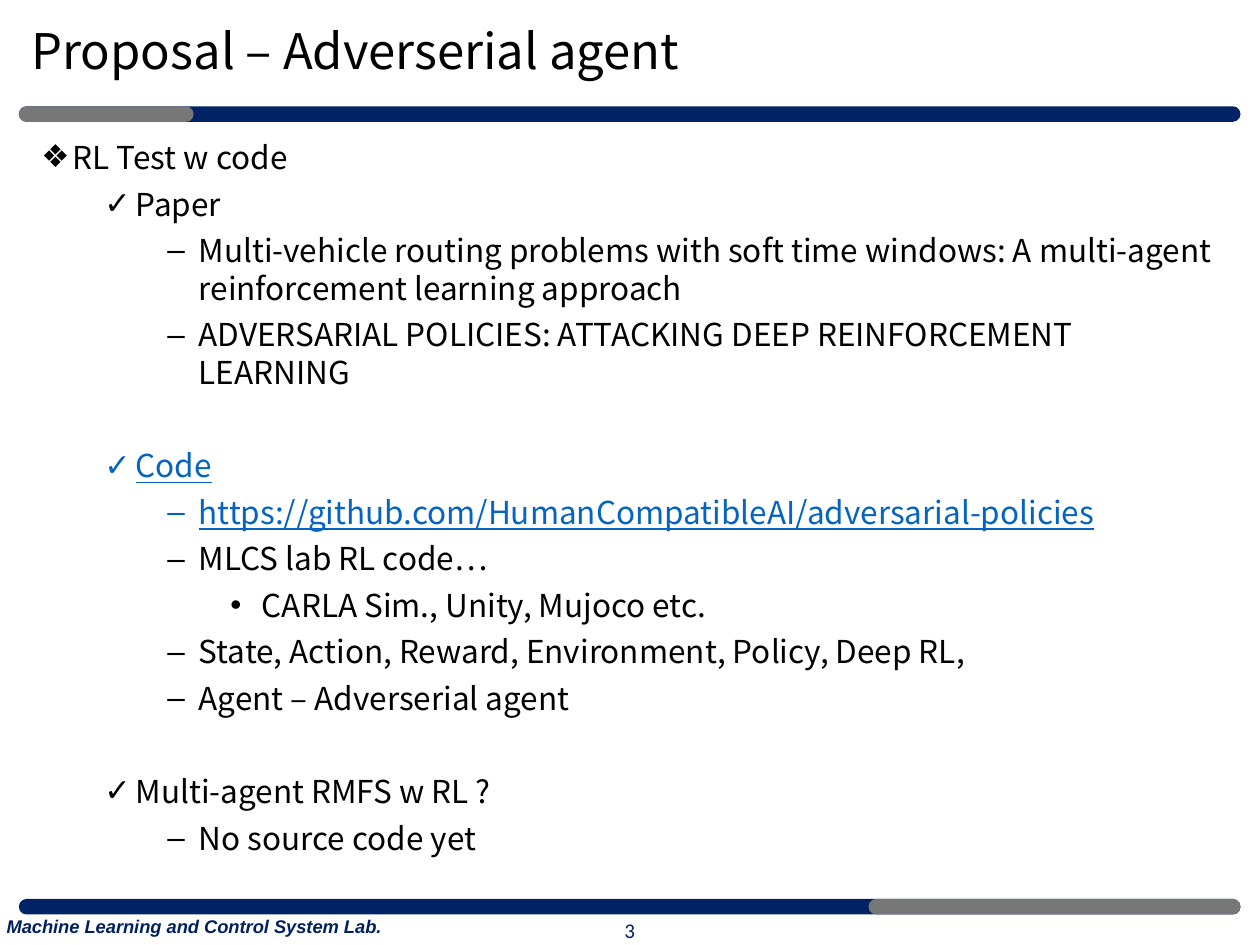
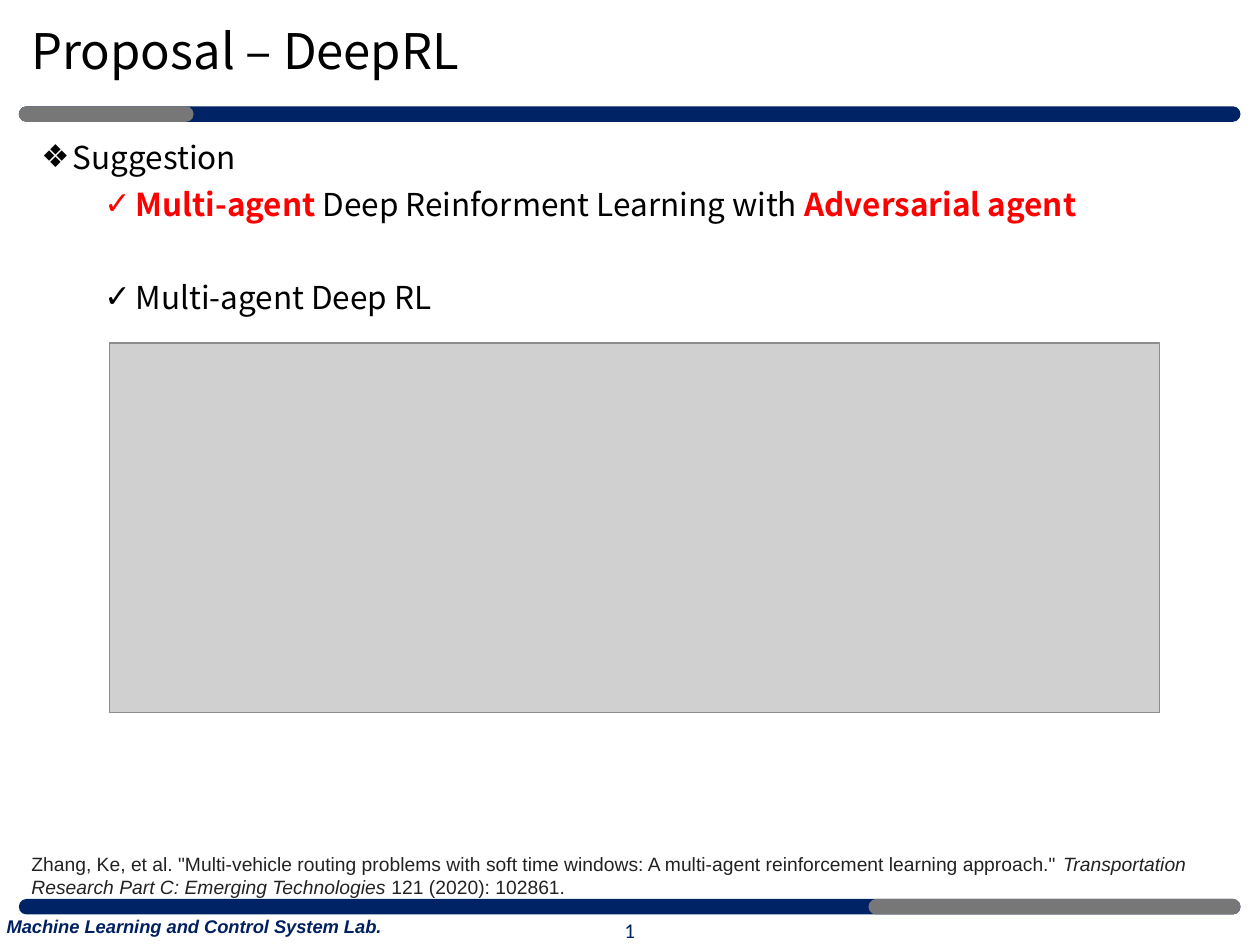
Before and after one commit to merschformann/RAWSim-O, a slide deck: slide 1 of MLP_Project/0407_0408(prof)/210407_MLP_HWlee.pptx (slide 3 before the commit). Drawn at 1260x945 pixels with LibreOffice and Linux fonts; fonts in the diff are those of the drawing; grey boxes stand for pictures. Boxes give left, top, right and bottom in pixels: in the first picture for what was removed or moved away, otherwise in the second. Text is boxed around its words. In the diff, an @@ line names an element or a change of style, - is before the commit and + after.

Commit message:
Add ppt and papers

```diff
--- a/MLP_Project/0407_0408(prof)/210407_MLP_HWlee.pptx
+++ b/MLP_Project/0407_0408(prof)/210407_MLP_HWlee.pptx
@@ title at [31,30,459,81]: text changed @@
-Proposal – Adverserial agent
+Proposal – DeepRL
@@ text at [73,144,1077,317]: text changed @@
-❖ RL Test w code
-  ✓ Paper
-    ‒ Multi-vehicle routing problems with soft time windows: A multi-agent reinforcement learning approach
-    ‒ ADVERSARIAL POLICIES: ATTACKING DEEP REINFORCEMENT LEARNING
-  ✓ Code
-    ‒ https://github.com/HumanCompatibleAI/adversarial-policies
-    ‒ MLCS lab RL code…
-      • CARLA Sim., Unity, Mujoco etc.
-    ‒ State, Action, Reward, Environment, Policy, Deep RL,
-    ‒ Agent – Adverserial agent
-  ✓ Multi-agent RMFS w RL ?
-    ‒ No source code yet
+❖ Suggestion
+  ✓ Multi-agent Deep Reinforment Learning with Adversarial agent
+  ✓ Multi-agent Deep RL
@@ picture added at [110,343,1159,712] @@
@@ text added at [31,857,1186,898], 11 pt, text #222222 @@
+Zhang, Ke, et al. "Multi-vehicle routing problems with soft time windows: A multi-agent reinforcement learning approach." Transportation Research Part C: Emerging Technologies 121 (2020): 102861.
@@ page number at [624,924,635,938]: text changed @@
-3
+1
```
Also in this commit, not shown: 1 other slide changed, 3 slides added, 2 slides removed, 4 other files.
